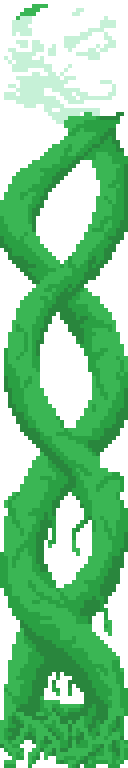
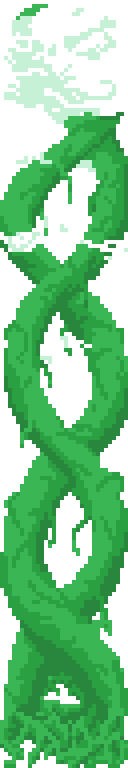
Revision of a layered (128, 768) image; what changed, layer by layer:
renamed "Bean Stalk 3" to "Bean Stalk 4", painted on it over [0, 152, 128, 704]
showed "Bean Stalk" over [44, 612, 104, 704]
